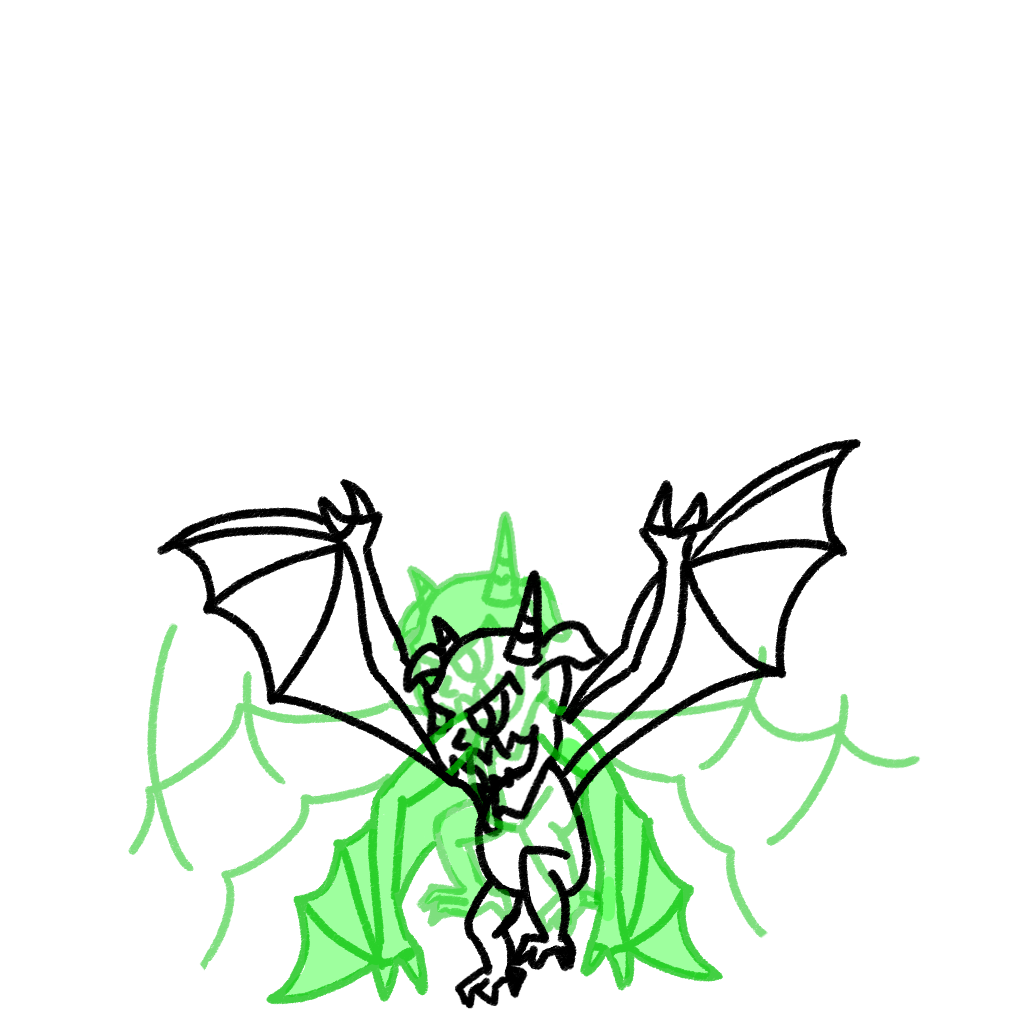
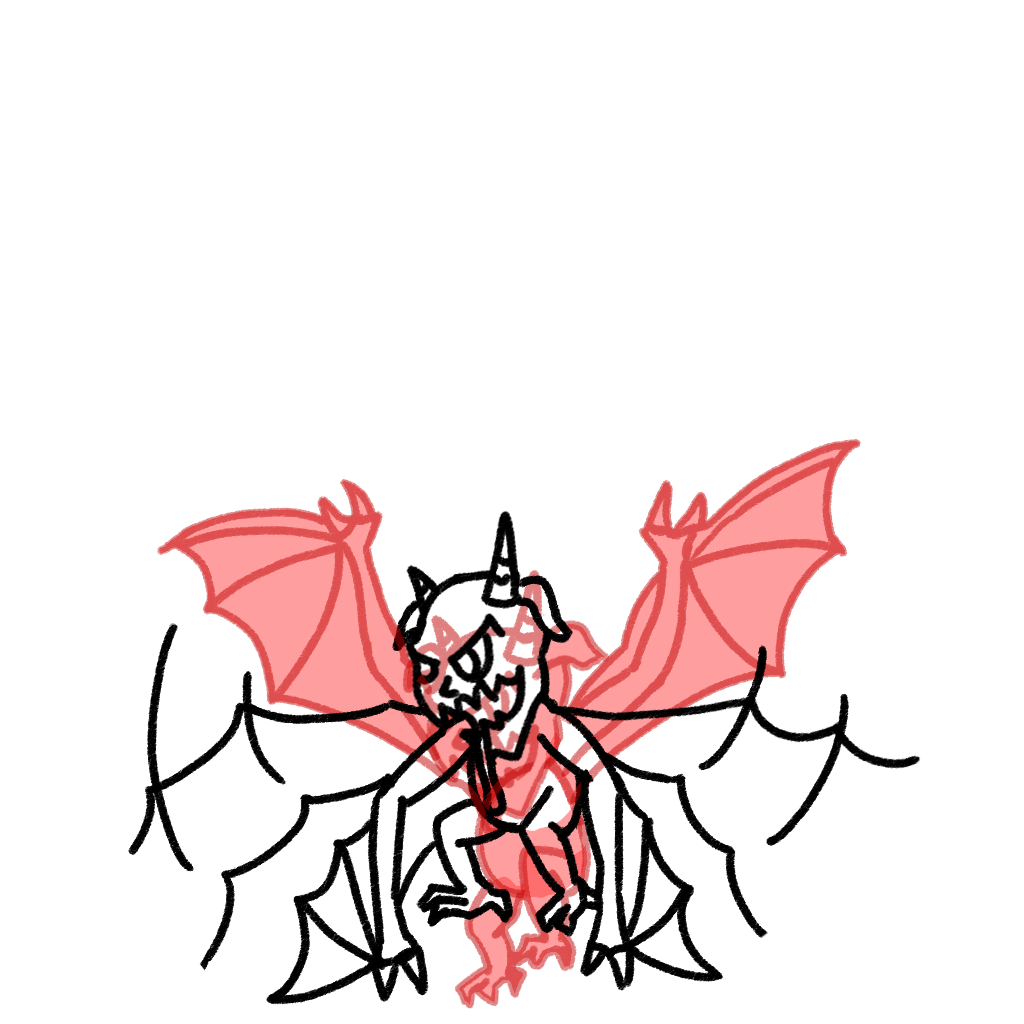
The second 1024 × 1024 image is a revision of the first. Changes to its layers:
painted on "Wing - Lines" over [139, 439, 896, 832]
painted on "Legs - Lines" over [448, 768, 640, 1009]
painted on "Body - Lines" over [448, 704, 640, 960]
painted on "Head - Lines" over [384, 512, 640, 896]
painted on "Head - Colour" over [320, 512, 704, 960]
painted on "Wings - Colour" over [139, 439, 896, 832]
painted on "Body - Colour" over [448, 704, 640, 960]
painted on "Legs - Colour" over [448, 832, 640, 1009]
